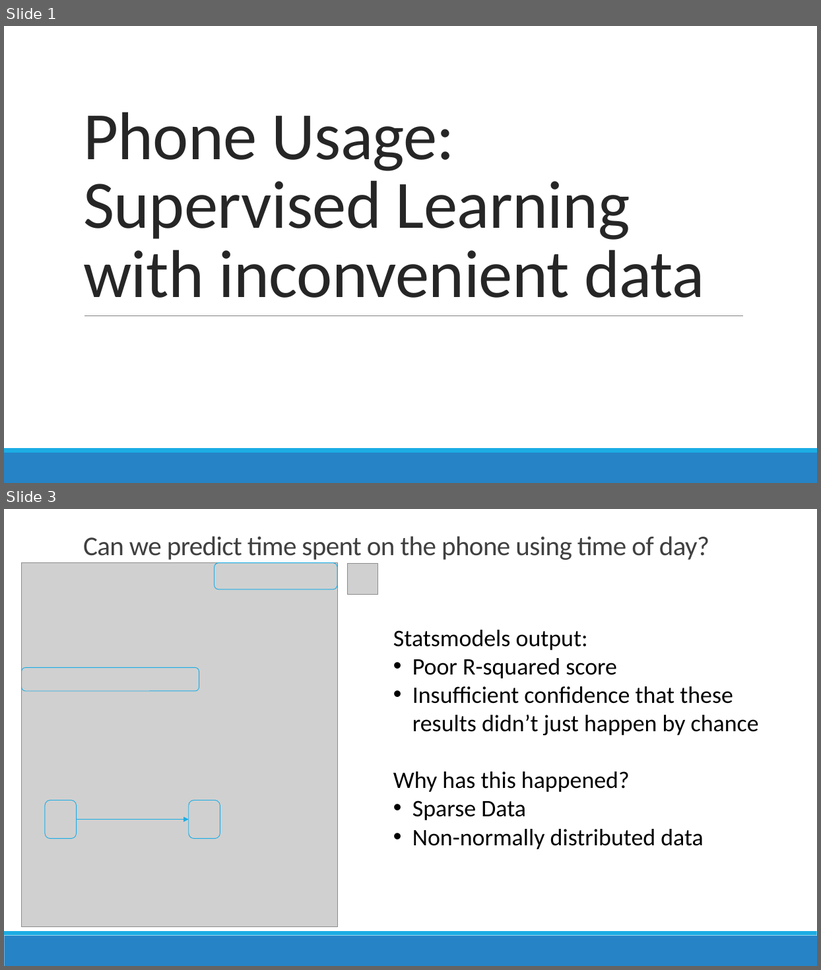
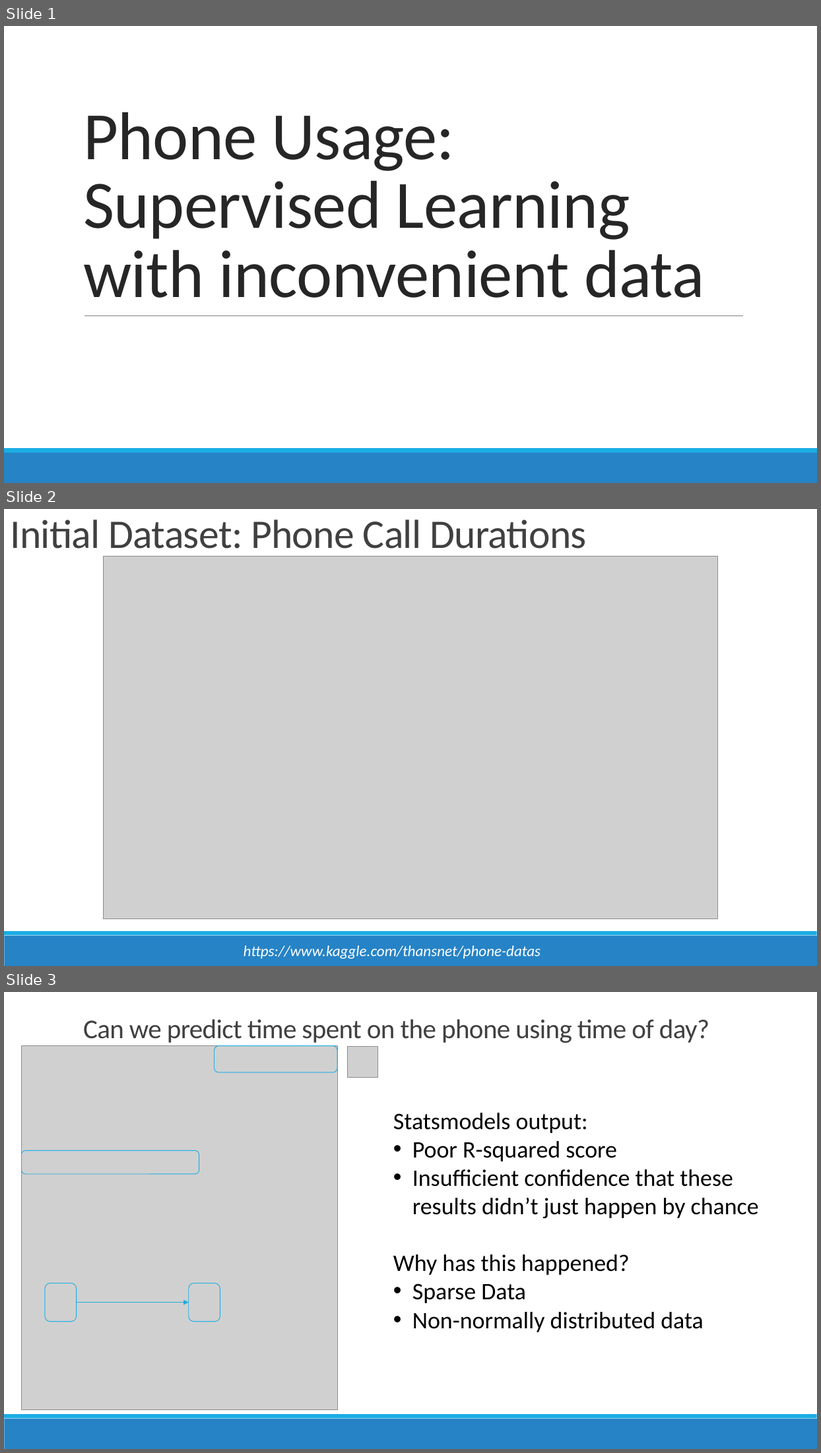
Before and after one commit to conditg/predicting-disruption, a slide deck: Capstone.pptx. Shown one above the other, each under a label of ours: slides 1 and 3 before the commit, slides 1, 2 and 3 after it; the slides between them are not shown. The pictures are 821x970 and 821x1453 pixels, drawn with LibreOffice and Linux fonts; fonts in the diff are those of the drawing; grey boxes stand for pictures. Boxes give left, top, right and bottom in pixels: in the first picture for what was removed or moved away, otherwise in the second. Text is boxed around its words. In the diff, an @@ line names an element or a change of style, - is before the commit and + after.

```diff
--- a/Capstone.pptx
+++ b/Capstone.pptx
@@ slide 2 added at box(4, 509, 817, 966), background #FFFFFF; not listed: 2 template elements that a slide beside it also shows @@
@@ title added at box(10, 520, 587, 557), 48 pt, text #404040 @@
+Initial Dataset: Phone Call Durations
@@ picture added at box(104, 556, 718, 920) @@
@@ rectangle added at box(61, 620, 764, 630), fill #FFFFFF, outline #FFFFFF 1.25 pt @@
@@ text added at box(244, 946, 541, 959), 18 pt, text #FFFFFF, italic @@
+https://www.kaggle.com/thansnet/phone-datas
```
Also in this commit, not shown: 2 slides changed, 4 other slides added, 2 slides removed, 2 other files.
